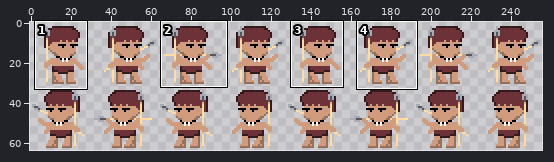
Edited in one commit: sprite sheet (bin/enemy/move.png). Above, an overview of the earlier version with the close-up marked.
Close-up. As it was:
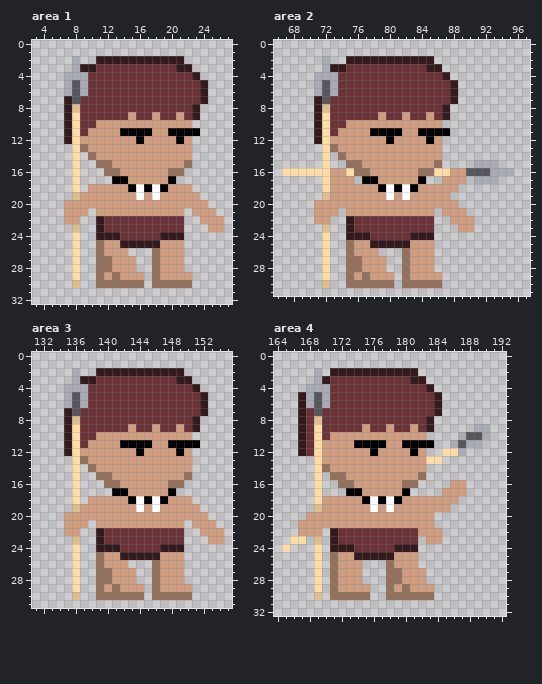
The file is 256x64 pixels. Shown: area 1: x 3..27, y 0..32; area 2: x 66..97, y 0..31; area 3: x 131..155, y 0..31; area 4: x 164..192, y 0..32. The commit also changed other parts of the picture, which this record leaves out.
The same view after the edit:
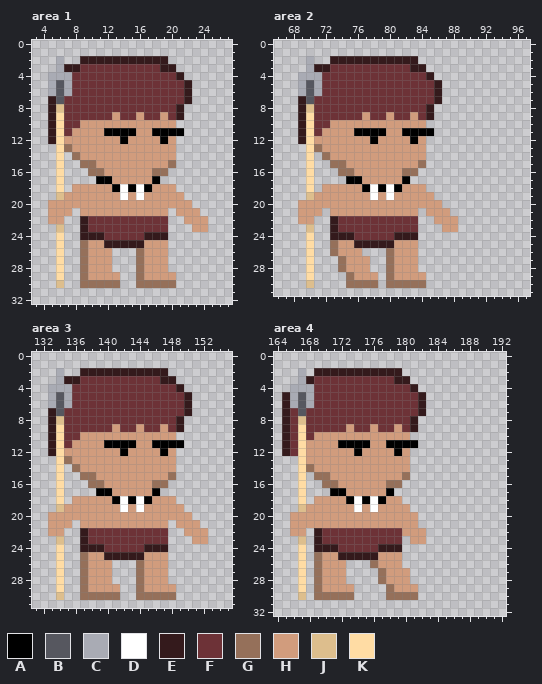
Palette (. is transparent): A #000000  B #56575f  C #a9abb4  D #ffffff  E #341a1c  F #6d3237  G #95705a  H #d19c7d  J #ddbe8d  K #ffdca4
The edit:
Changed rows in their new state; - is an unchanged pixel.
Area 1:
first column x 5:
 2 -C-.EE---------..-----
 3 -CEEFF--------EE..----
 4 CC-FF-----------E..---
 5 CB-FF------------E..--
 6 CB-FF------------E..--
 7 EBFF-------------E..--
 8 EJFF------------E..---
 9 EKFF----H-FH-FH-E..---
10 EKFFHH----------..----
11 EKFHH--AA--HHAA--..---
12 EKHH-----A-H--A-..----
13 -KGHH-----------..----
14 -K-GHH----------..----
15 -K-.GGHH-------G..----
16 -K-.-GGHH----GG..-----
17 -K-.--AAHH---A..------
18 -K-HH---AD---HH-..----
19 -JHH-----D---H---..---
20 HH----------------..--
21 HH-.-H---------.-H-..-
22 HH..EFF--------..HH-..
23 -J-.EFF--------..-HH..
24 -K-.EE-FF---EE-..-----
25 -K-.GHHEE---HH-..-----
26 -K-.GHH-..-GHH-..-----
27 -K-.GHHH...GHH-..-----
28 -K-.GHHH...GHH-..-----
29 -K-.GHH-H..GHH--..----
30 -J-.GG---..-G---..----
Area 2:
first column x 67:
 2 ---C-.EE---------..----------
 3 ---CEEFF--------EE..---------
 4 --CC-FF-----------E..--------
 5 --CB-FF------------E..-------
 6 --CB-FF------------E..-------
 7 --EBFF-------------E..-------
 8 --EJFF------------E..--------
 9 --EKFF----H-FH-FH-E..--------
10 --EKFFHH----------..---------
11 --EKFHH--AA--HHAA--..--------
12 --EKHH-----A-H--A-..---------
13 ---KGHH-----------..---------
14 ---K-GHH----------..---------
15 ---K-.GGHH-------G..----...--
16 ...-...GGHH----GG............
17 ---K-...AAHH---A..--...-...--
18 ---K-H----AD---HH-....-------
19 ---JHH-----D---H---..--------
20 --HH----------------..-------
21 --HH-.-H---------.-H-..------
22 --HH..EFF--------..HH-..-----
23 ---J-.EFF--------..-HH..-----
24 ---K-.EE-FF---EE-..----------
25 ---K-.GHHEE---HH-..----------
26 ---K-.GHH-..-GHH-..----------
27 ---K-.-GHH-..GHH-..----------
28 ---K-.-GHH-..GHH-..----------
29 ---K-.----H-.GHH--..---------
30 ---J-.------.-G---..---------
Area 3:
first column x 133:
 2 -C-.EE---------..-----
 3 -CEEFF--------EE..----
 4 CC-FF-----------E..---
 5 CB-FF------------E..--
 6 CB-FF------------E..--
 7 EBFF-------------E..--
 8 EJFF------------E..---
 9 EKFF----H-FH-FH-E..---
10 EKFFHH----------..----
11 EKFHH--AA--HHAA--..---
12 EKHH-----A-H--A-..----
13 -KGHH-----------..----
14 -K-GHH----------..----
15 -K-.GGHH-------G..----
16 -K-.-GGHH----GG..-----
17 -K-.--AAHH---A..------
18 -K-HH---AD---HH-..----
19 -JHH-----D---H---..---
20 HH----------------..--
21 HH-.-H---------.-H-..-
22 HH..EFF--------..HH-..
23 -J-.EFF--------..-HH..
24 -K-.EE-FF---EE-..-----
25 -K-.GHHEE---HH-..-----
26 -K-.GHH-..-GHH-..-----
27 -K-.GHHH...GHH-..-----
28 -K-.GHHH...GHH-..-----
29 -K-.GHH-H..GHH--..----
30 -J-.GG---..-G---..----
Area 4:
first column x 165:
 2 --C-EE---------..---------
 3 --CEFF--------EE..--------
 4 -CC-FF----------E..-------
 5 ECB-FF-----------E..------
 6 ECB-FF-----------E..------
 7 EFB-F------------E..------
 8 EFJ-F-----------E..-------
 9 EFK-F---H-FH-FH-E..-----..
10 EFK-HH----------..----....
11 EFKHH--AA--HHAA--..--....-
12 EFKHH----A-H--A-..--...---
13 --KHH-----------....------
14 --KGHH----------..--------
15 --K-GGHH-------G..--------
16 --K-.GGHH----GG..----..---
17 --K-.-AAHH---A..----...---
18 --K-H---AD---HH.......----
19 --JHH----D---H--.....-----
20 -HH--------------..-------
21 -H---------------..-------
22 -H-.EFF--------HH-..------
23 -.J-EFF--------.HH..------
24 .-K-EE-FF---EE-..---------
25 --K-GHHEE---HH-..---------
26 --K-GHH-..-GHH-..---------
27 --K-GHH-..--GHH-..--------
28 --K-GHH-..--GHH-..--------
29 --K-GHH--..----H-..-------
30 --J-GG---..------..-------
Where, in picture pixels (left, top, right, bottom), the same in both close-ups:
changed: (48, 56, 224, 288)
changed: (282, 56, 514, 288)
changed: (48, 368, 224, 600)
changed: (282, 368, 490, 600)
